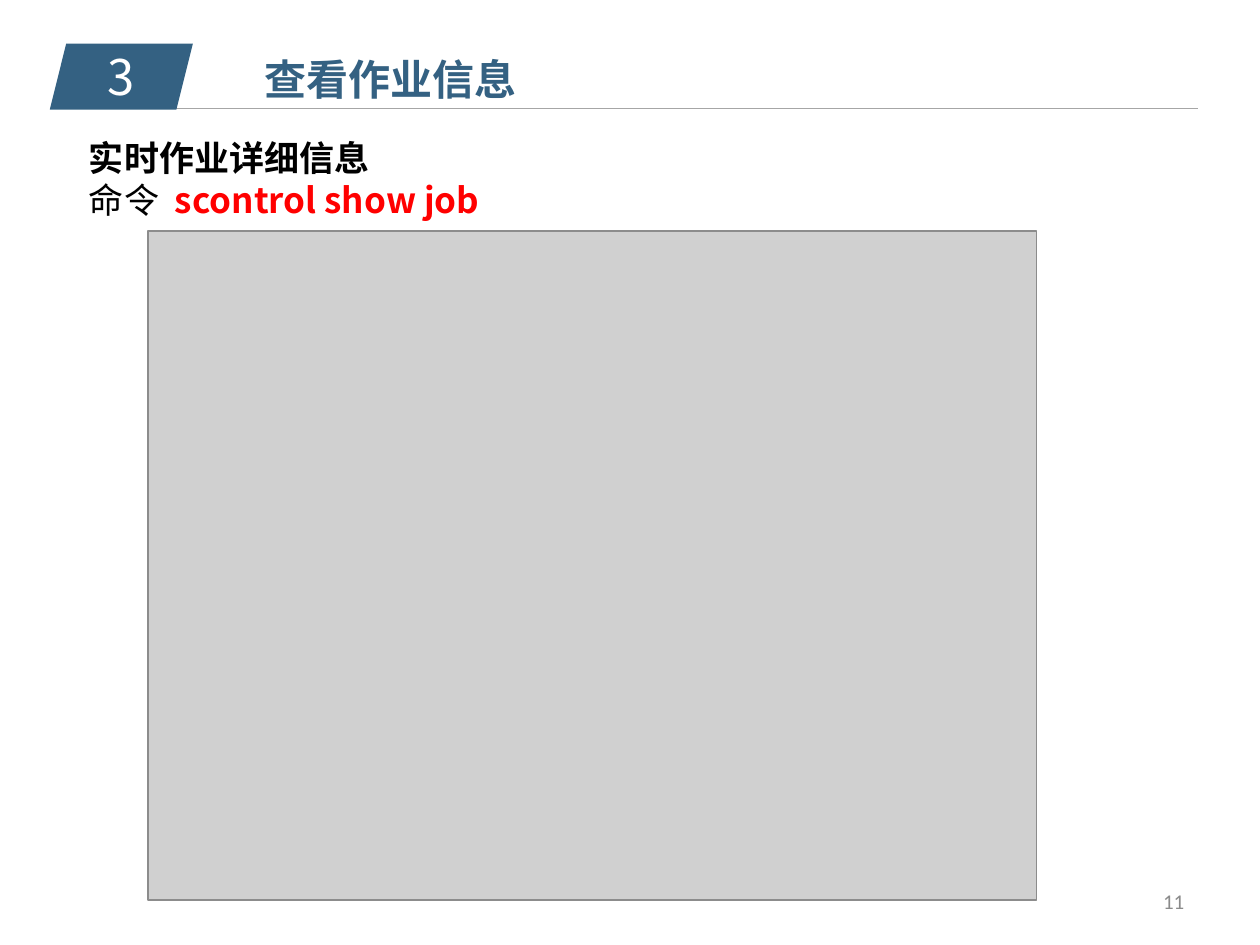
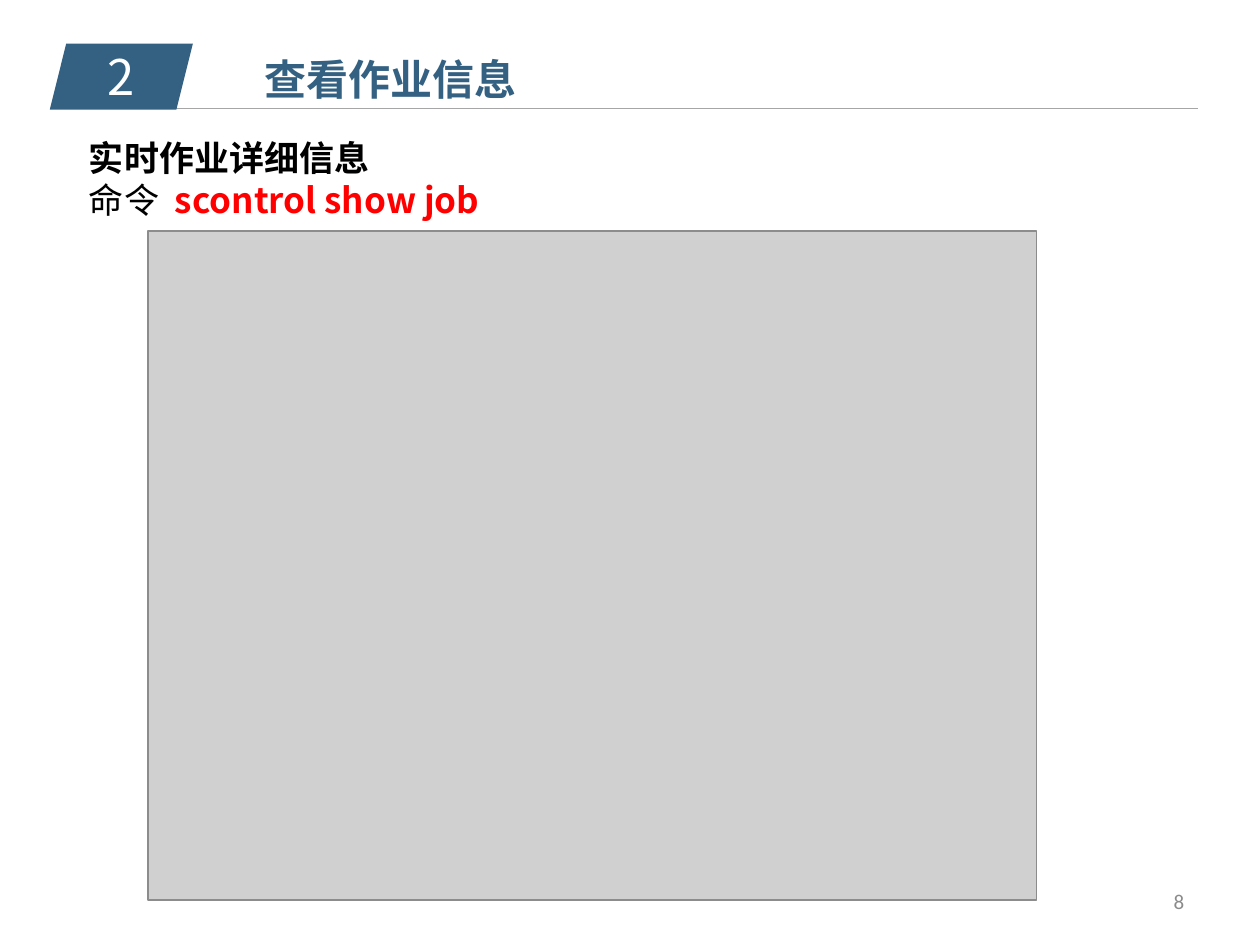
Before and after one commit to SSlakeLabTiangong/2019_workshop, a slide deck: slide 8 of 05_SSLAB_HPC_usage/HPC-Slurm.pptx (slide 11 before the commit). Drawn at 1260x945 pixels with LibreOffice and Linux fonts; fonts in the diff are those of the drawing; grey boxes stand for pictures; background and template pictures are left out. Boxes give left, top, right and bottom in pixels: in the first picture for what was removed or moved away, otherwise in the second. Text is boxed around its words. In the diff, an @@ line names an element or a change of style, - is before the commit and + after.

```diff
--- a/05_SSLAB_HPC_usage/HPC-Slurm.pptx
+++ b/05_SSLAB_HPC_usage/HPC-Slurm.pptx
@@ text at (108, 58, 135, 95): text changed @@
-3
+2
@@ page number at (1174, 895, 1185, 909): text changed @@
-11
+8
```
Also in this commit, not shown: 8 other slides changed.
